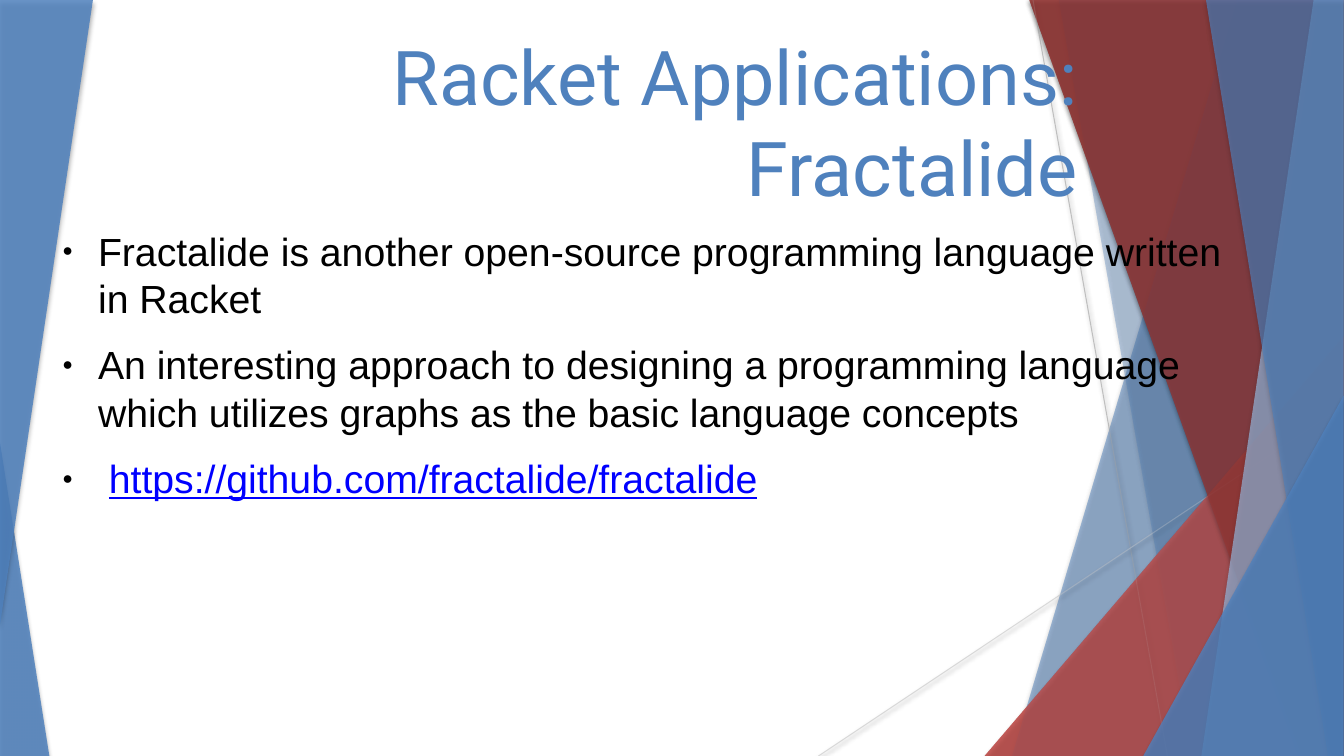
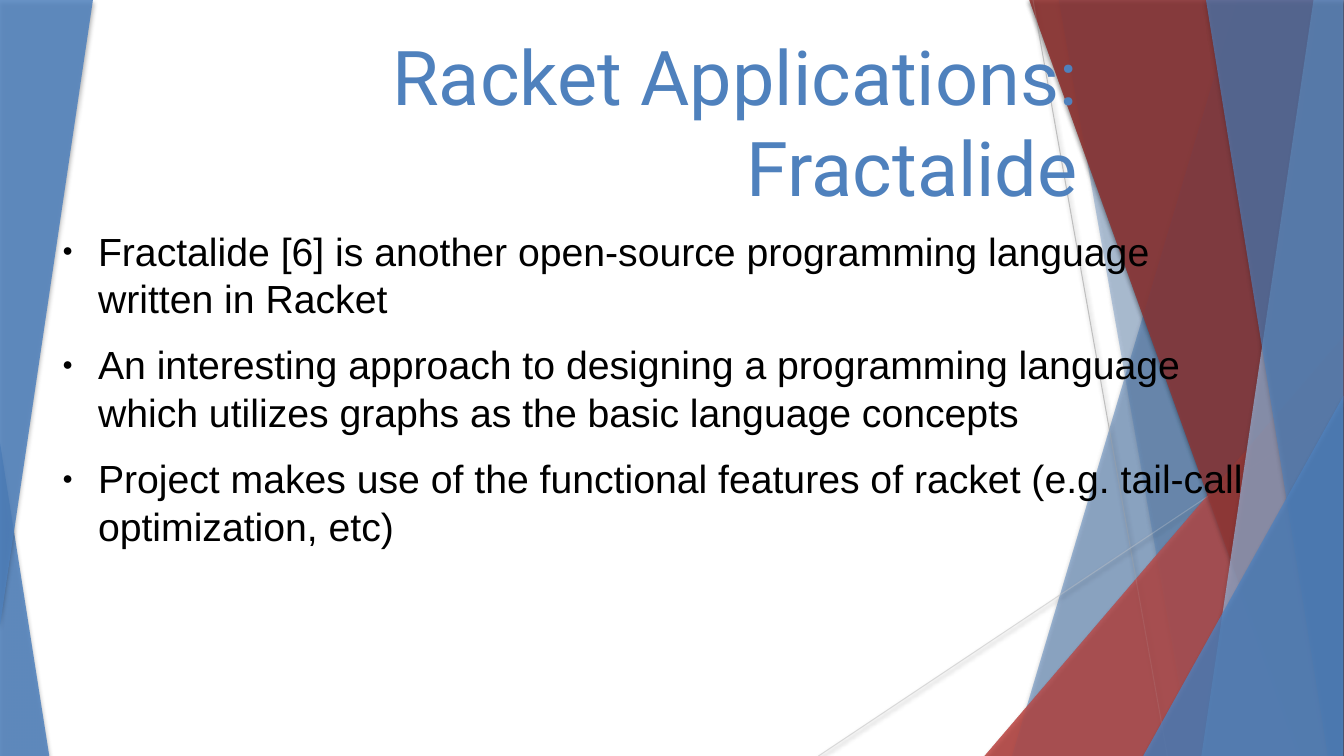
Before and after one commit to stevester94/CSC201_Project, a slide deck: slide 11 of CSC201Sec3Proj3Team4.pptx. Drawn at 1344x756 pixels with LibreOffice and Linux fonts; fonts in the diff are those of the drawing. Boxes give left, top, right and bottom in pixels: in the first picture for what was removed or moved away, otherwise in the second. Text is boxed around its words. In the diff, an @@ line names an element or a change of style, - is before the commit and + after.

```diff
--- a/CSC201Sec3Proj3Team4.pptx
+++ b/CSC201Sec3Proj3Team4.pptx
@@ freeform shape at <box>1206,0,1344,756</box>: outline redrawn @@
@@ freeform shape at <box>1206,0,1344,756</box>: outline redrawn @@
@@ text at <box>98,235,1149,314</box>: text changed @@
-● Fractalide is another open-source programming language written in Racket
+● Fractalide [6] is another open-source programming language written in Racket
@@ text at <box>98,462,1243,549</box>: text changed; text colour #0000FF to #000000 @@
-● https://github.com/fractalide/fractalide
+● Project makes use of the functional features of racket (e.g. tail-call optimization, etc)
```
Also in this commit, not shown: 8 other slides changed, 2 slides removed.
